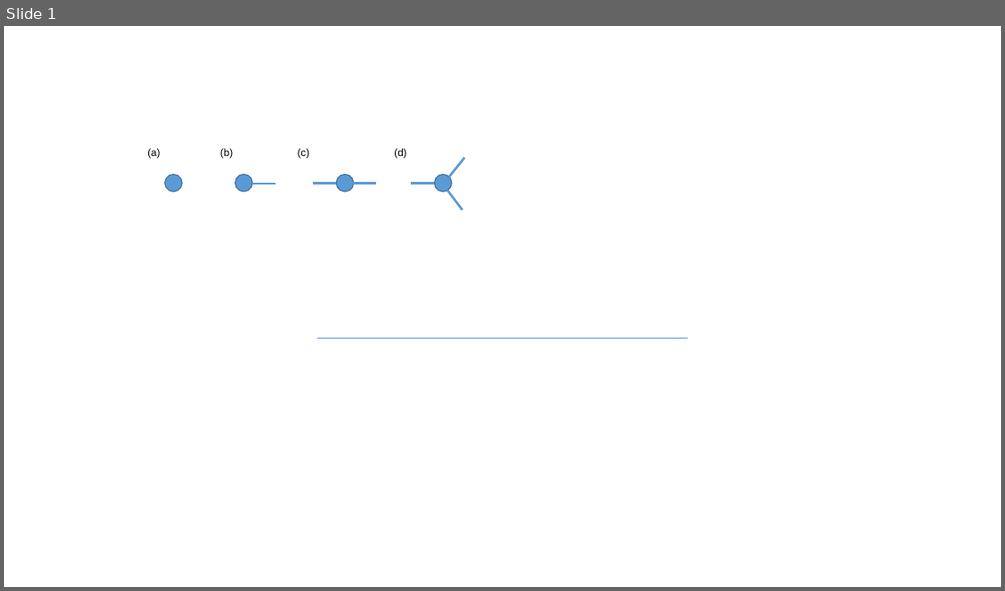
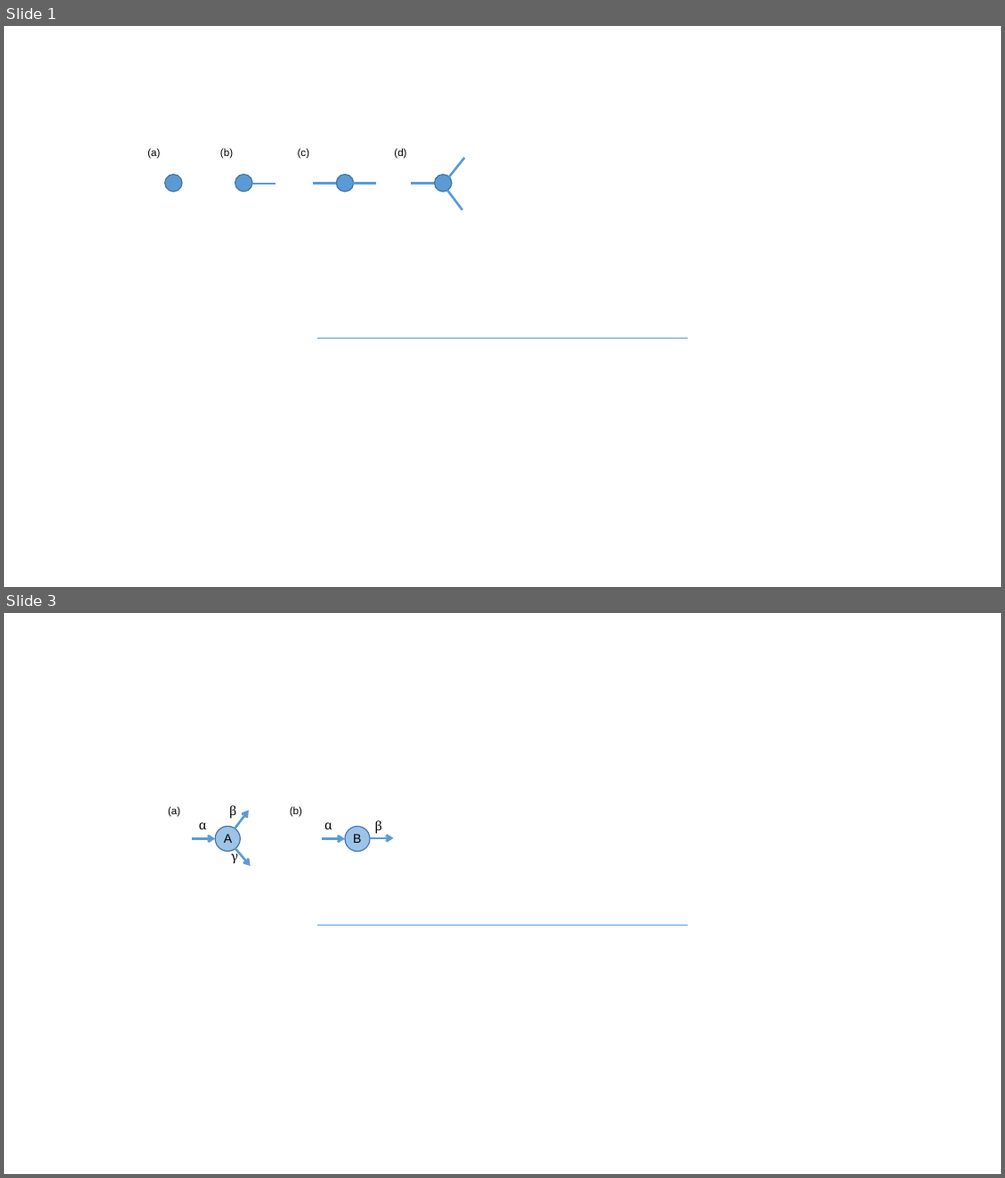
Before and after one commit to Cytnx-dev/Cytnx_doc, a slide deck: material/material.pptx. Shown one above the other, each under a label of ours: slide 1 before the commit, slides 1 and 3 after it; the slides between them are not shown. The pictures are 1005x591 and 1005x1178 pixels, drawn with LibreOffice and Linux fonts; fonts in the diff are those of the drawing. Boxes give left, top, right and bottom in pixels: in the first picture for what was removed or moved away, otherwise in the second. Text is boxed around its words. In the diff, an @@ line names an element or a change of style, - is before the commit and + after.

```diff
--- a/material/material.pptx
+++ b/material/material.pptx
@@ slide 3 added at [4,613,1001,1174], background #FFFFFF @@
@@ text added at [168,806,180,817], 10 pt, text #000000 @@
+(a)
@@ text added at [199,822,207,829], 12 pt, text #000000 @@
+α
@@ ellipse added at [215,826,240,851], fill #9DC3E6, outline #43739E 1 pt @@
@@ text added at [229,805,236,819], 12 pt, text #000000 @@
+β
@@ arrow added from (235, 828) to (249, 811), #5B9BD5 2.25 pt @@
@@ text added at [290,806,302,817], 10 pt, text #000000 @@
+(b)
@@ text added at [324,822,332,829], 12 pt, text #000000 @@
+α
@@ ellipse added at [345,826,370,851], fill #9DC3E6, outline #4472C4 1 pt @@
@@ text added at [374,820,381,834], 12 pt, text #000000 @@
+β
@@ arrow added from (192, 839) to (215, 839), #5B9BD5 2.25 pt @@
@@ text added at [224,834,232,843], 12 pt, text #000000 @@
+A
@@ text added at [231,849,238,864], 12 pt, text #000000 @@
+γ
@@ arrow added from (235, 848) to (250, 866), #5B9BD5 2.25 pt @@
@@ arrow added from (321, 839) to (345, 839), #5B9BD5 2.25 pt @@
@@ text added at [353,834,361,843], 12 pt, text #000000 @@
+B
@@ arrow added from (370, 838) to (394, 838), #5B9BD5 2.25 pt @@
@@ line added from (317, 925) to (688, 925), #5B9BD5 0.5 pt @@
```
Also in this commit, not shown: 1 slide changed, 1 other slide added, 35 other files.
